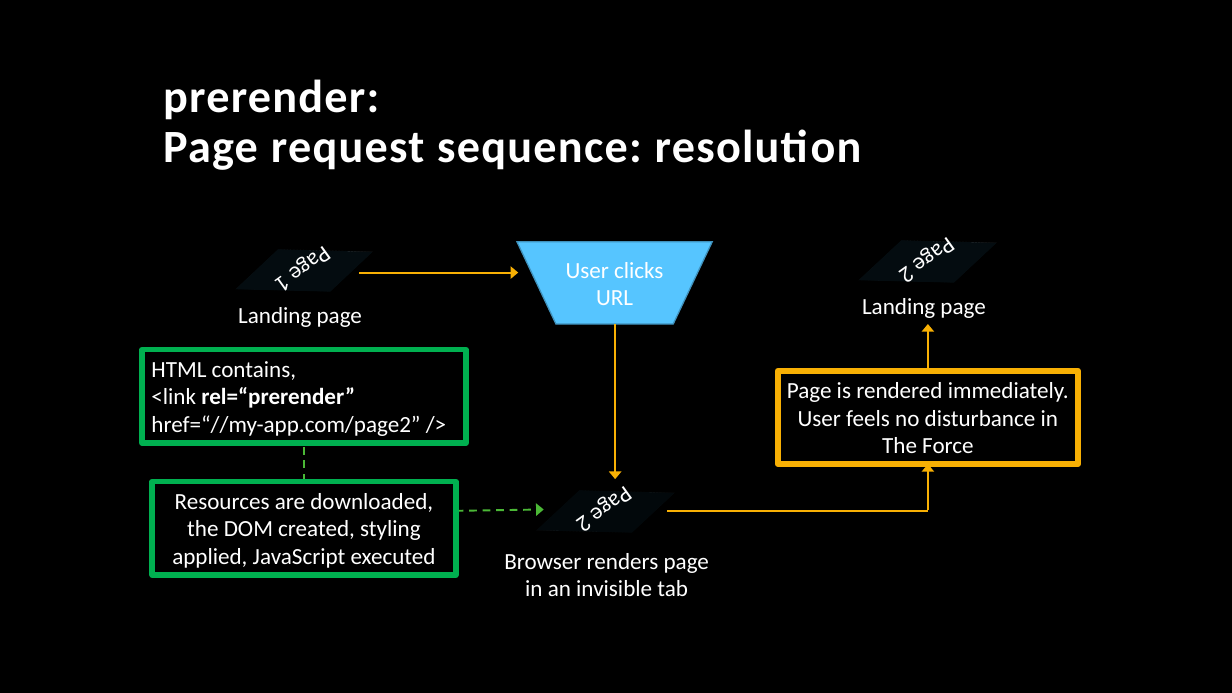
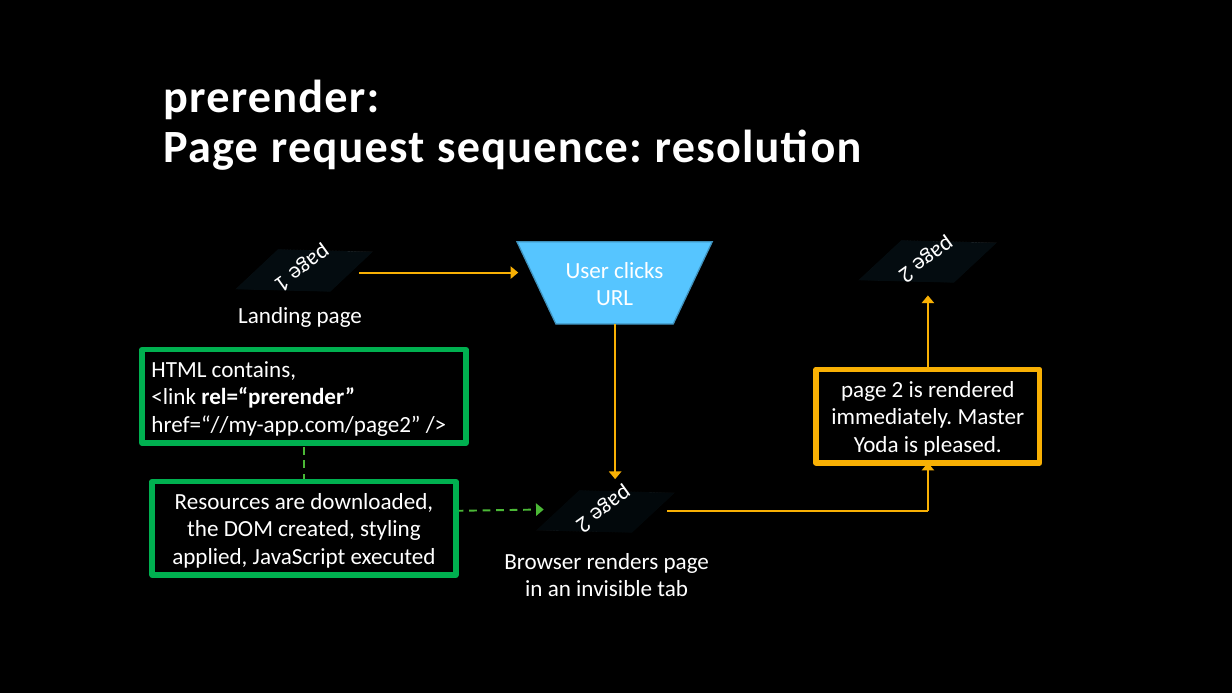
Before and after one commit to TonyMangino/html-resource-hints, a slide deck: slide 58 of Resource Hints.pptx (slide 56 before the commit). Drawn at 1232x693 pixels with LibreOffice and Linux fonts; fonts in the diff are those of the drawing; background and template pictures are left out. Boxes give left, top, right and bottom in pixels: in the first picture for what was removed or moved away, otherwise in the second. Text is boxed around its words. In the diff, an @@ line names an element or a change of style, - is before the commit and + after.

```diff
--- a/Resource Hints.pptx
+++ b/Resource Hints.pptx
@@ text removed at [862, 298, 985, 318] @@
-Landing page
@@ arrow moved from (928, 371) - (928, 324) to (928, 370) - (928, 296) @@
@@ rectangle "page 2 is rendered immediately. ...": place and size @@
-rectangle "page 2 is rendered immediately. ..." at [777, 371, 1078, 464]
+rectangle "page 2 is rendered immediately. ..." at [816, 370, 1040, 463]
@@ text in rectangle at [831, 381, 1025, 456]: text changed @@
-Page is rendered immediately. User feels no disturbance in The Force
+page 2 is rendered immediately. Master Yoda is pleased.
```
Also in this commit, not shown: 53 other slides changed, 5 slides added, 11 slides removed.
